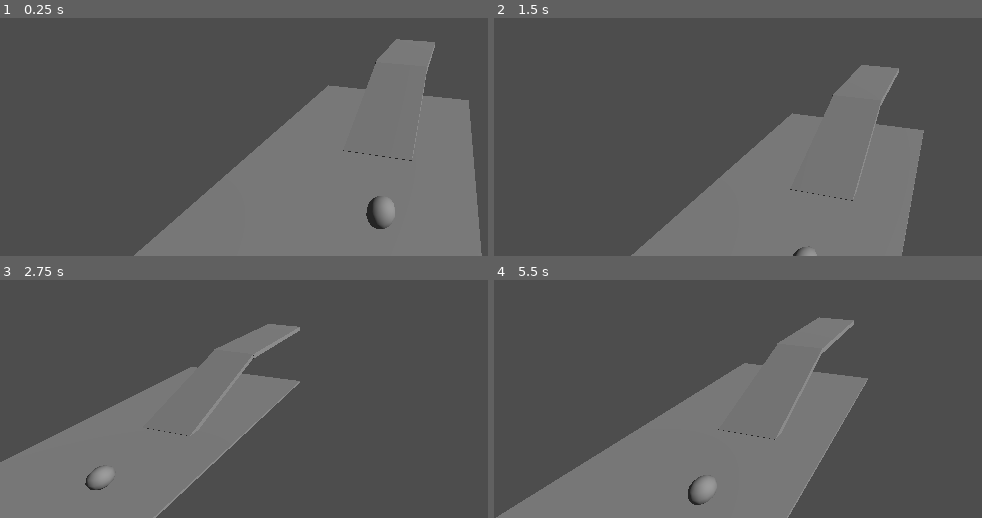
Above: before the commit, frames 1-4 (two rows, left to right).
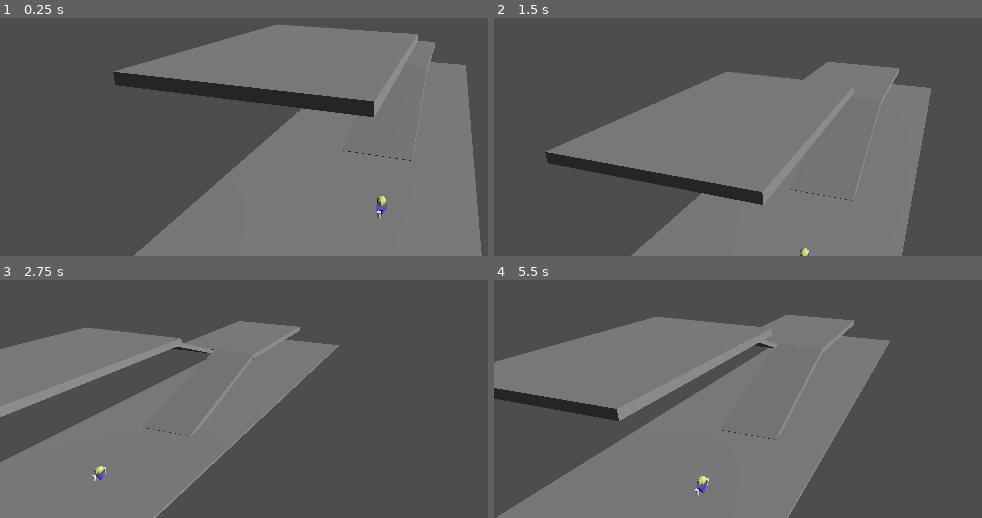
Above: after the commit, the same moments.

Repository: TimurBysky/GOAP-Test
Game: Godot game, scene res://board.tscn
Two runs of this game, one before a commit and one after it. Both use one fixed random seed, a clock stepped at 60 frames per second and the inputs below.
Inputs (mouse positions are in pixels of both pictures, inside the frame that each line leads up to):
- Up to frame 1 (0.25 s): no input
- Up to frame 2 (1.5 s): tap Enter at 0.5 s; move the mouse to (outside the picture) at 0.52 s; hold D 0.53-1.28 s; hold E 0.53-1.28 s; click (outside the picture) at 0.67 s; move the mouse to (733, 53) at 1.27 s; hold S from 1.28 s (still down); tap Q at 1.35 s
- Up to frame 3 (2.75 s): move the mouse to (outside the picture) at 2.02 s; release S at 2.03 s; hold D from 2.03 s (still down); hold Shift from 2.03 s (still down)
- Up to frame 4 (5.5 s): move the mouse to (855, 382) at 2.77 s; release D at 2.78 s; release Shift at 2.78 s; hold W 2.78-3.53 s; tap E at 2.85 s; click (855, 382) at 2.92 s; move the mouse to (outside the picture) at 3.52 s; hold Q 3.53-4.28 s; hold A 3.53-5.03 s; move the mouse to (outside the picture) at 4.27 s; tap Shift at 4.35 s; move the mouse to (933, 294) at 5.02 s; hold S from 5.03 s (still down); hold E from 5.03 s (still down); click (933, 294) at 5.17 s

The runs differ from the first frame. In frame 1, 15% of the frame differs, in the area x 23-97%, y 2-89%; in frame 2, 18%, in the area x 10-90%, y 18-100%; in frame 3, 10%; in frame 4, 18%.

Commit message:
Анимация персонажа

Diff:
--- /dev/null
+++ b/agent_2.tscn
@@ -0,0 +1,14 @@
+[gd_scene load_steps=2 format=3 uid="uid://olqijwdeihxu"]
+
+[ext_resource type="PackedScene" uid="uid://bmtha67oaeeu4" path="res://Agent2.glb" id="1_xle3w"]
+
+[node name="Agent2" instance=ExtResource("1_xle3w")]
+
+[node name="Skeleton3D" parent="Armature_001" index="2"]
+bones/2/rotation = Quaternion(-2.66925e-08, 2.66925e-08, 0.707107, 0.707107)
+bones/3/rotation = Quaternion(4.21608e-09, -5.76012e-08, 0.707107, 0.707107)
+bones/4/rotation = Quaternion(-2.66925e-08, -2.66925e-08, -0.707107, 0.707107)
+bones/5/rotation = Quaternion(-5.76012e-08, -4.21608e-09, -0.707107, 0.707107)
+
+[node name="AnimationPlayer" parent="." index="1"]
+autoplay = "Idle"
--- a/board.tscn
+++ b/board.tscn
@@ -7,8 +7,8 @@
 [sub_resource type="Environment" id="Environment_4mug4"]
 
 [sub_resource type="NavigationMesh" id="NavigationMesh_8l818"]
-vertices = PackedVector3Array(5.5972, -0.114943, 3.57973, 5.8472, -0.114943, 1.82973, 4.0972, -0.114943, 1.82973, -4.6528, -0.114943, 3.57973, 4.0972, 0.135057, 0.82973, 5.8472, 0.885057, 0.82973, 5.8472, 0.885057, -1.92027, 4.0972, 0.135057, -1.92027, 4.0972, -0.114943, -2.92027, -4.6528, -0.114943, -5.92027, 6.0972, -0.114943, -2.92027, 6.0972, -0.114943, -5.92027, 8.5972, -0.114943, 1.57973, 11.3472, -0.114943, 3.57973, 8.5972, -0.114943, -2.67027, 11.3472, -0.114943, -5.92027, 16.3472, 2.63506, 0.82973, 16.3472, 2.63506, -1.92027, 9.7847, 2.63506, 0.82973, 9.7847, 2.63506, -1.92027)
-polygons = [PackedInt32Array(1, 0, 2), PackedInt32Array(2, 0, 3), PackedInt32Array(7, 6, 4), PackedInt32Array(4, 6, 5), PackedInt32Array(9, 8, 7), PackedInt32Array(10, 8, 11), PackedInt32Array(11, 8, 9), PackedInt32Array(4, 3, 7), PackedInt32Array(7, 3, 9), PackedInt32Array(4, 2, 3), PackedInt32Array(1, 12, 0), PackedInt32Array(0, 12, 13), PackedInt32Array(12, 14, 13), PackedInt32Array(13, 14, 15), PackedInt32Array(10, 11, 14), PackedInt32Array(14, 11, 15), PackedInt32Array(6, 19, 5), PackedInt32Array(5, 19, 18), PackedInt32Array(18, 19, 17), PackedInt32Array(18, 17, 16)]
+vertices = PackedVector3Array(6.8472, -0.114945, 3.57973, 6.5972, -0.114945, 1.82973, 4.0972, -0.114945, 1.82973, -4.6528, -0.114945, 3.57973, 4.0972, 0.135055, 0.82973, 5.8472, 0.885055, 0.82973, 5.8472, 0.885055, -1.92027, 4.0972, 0.135055, -1.92027, -4.6528, -0.114945, -5.92027, 4.0972, -0.114945, -2.92027, 6.3472, -0.114945, -2.92027, 6.3472, -0.114945, -5.92027, 8.5972, -0.114945, 1.57973, 19.3472, -0.114945, 3.57973, 8.5972, -0.114945, -2.67027, 19.3472, -0.114945, -5.92027, 4.0972, 6.13505, -2.42027, 8.3472, 3.88505, -2.42027, 8.5972, 3.63505, -5.17027, -2.4028, 6.13505, -5.17027, 4.4722, 6.13505, -5.17027, -2.4028, 6.13505, 0.82973, 3.8472, 6.13505, 0.82973, 9.8472, 2.88505, -2.42027, 16.5972, 2.63505, -5.17027, 9.93053, 2.63505, -5.17027, 9.8472, 2.63505, -1.42027, 16.5972, 2.63505, 0.82973, 9.87845, 2.63505, 0.82973)
+polygons = [PackedInt32Array(1, 0, 2), PackedInt32Array(2, 0, 3), PackedInt32Array(7, 6, 4), PackedInt32Array(4, 6, 5), PackedInt32Array(4, 3, 7), PackedInt32Array(7, 3, 8), PackedInt32Array(10, 9, 11), PackedInt32Array(11, 9, 8), PackedInt32Array(8, 9, 7), PackedInt32Array(4, 2, 3), PackedInt32Array(1, 12, 0), PackedInt32Array(0, 12, 13), PackedInt32Array(10, 11, 14), PackedInt32Array(14, 11, 15), PackedInt32Array(12, 14, 13), PackedInt32Array(13, 14, 15), PackedInt32Array(18, 17, 20), PackedInt32Array(20, 17, 16), PackedInt32Array(20, 16, 19), PackedInt32Array(22, 21, 16), PackedInt32Array(16, 21, 19), PackedInt32Array(18, 25, 17), PackedInt32Array(17, 25, 23), PackedInt32Array(23, 25, 24), PackedInt32Array(6, 26, 5), PackedInt32Array(5, 26, 28), PackedInt32Array(28, 26, 27), PackedInt32Array(26, 23, 27), PackedInt32Array(27, 23, 24)]
 
 [node name="Board" type="Node3D"]
 
@@ -19,20 +19,31 @@
 transform = Transform3D(1, 0, 0, 0, 0.813223, 0.581953, 0, -0.581953, 0.813223, 0, 10.0657, 0)
 
 [node name="NavigationRegion3D" type="NavigationRegion3D" parent="."]
+transform = Transform3D(1, 0, 0, 0, 1, 0, 0, 0, 1, -0.00235367, 0, 0)
 navigation_mesh = SubResource("NavigationMesh_8l818")
 
 [node name="CSGBox3D" type="CSGBox3D" parent="NavigationRegion3D"]
-transform = Transform3D(1, 0, 0, 0, 1, 0.000541052, 0, -0.000541052, 1, 3.2232, -0.445425, -1.12934)
+transform = Transform3D(1, 0, 0, 0, 1, 0.000541052, 0, -0.000541052, 1, 7.30522, -0.445425, -1.12934)
 use_collision = true
-size = Vector3(16.752, 0.110352, 10.5818)
+size = Vector3(24.916, 0.110352, 10.5818)
 
 [node name="CSGBox3D2" type="CSGBox3D" parent="NavigationRegion3D"]
-transform = Transform3D(1, 0, 0, 0, 1, 0, 0, 0, 1, 13.4594, 2.17911, -0.497788)
+transform = Transform3D(1, 0, 0, 0, 1, 0, 0, 0, 1, 13.4594, 2.17911, -2.18822)
 use_collision = true
-size = Vector3(6.96667, 0.366211, 3.52441)
+size = Vector3(6.96667, 0.366211, 6.90527)
+
+[node name="CSGBox3D5" type="CSGBox3D" parent="NavigationRegion3D"]
+transform = Transform3D(1, 0, 0, 0, 1, 0, 0, 0, 1, 0.799969, 5.535, -2.18822)
+use_collision = true
+size = Vector3(6.96667, 0.366211, 6.90527)
 
 [node name="CSGBox3D3" type="CSGBox3D" parent="NavigationRegion3D"]
 transform = Transform3D(0.909505, -0.415694, 0, 0.415694, 0.909505, 0, 0, 0, 1, 7.05107, 0.876989, -0.465271)
+use_collision = true
+size = Vector3(6.56055, 0.282227, 3.44788)
+
+[node name="CSGBox3D4" type="CSGBox3D" parent="NavigationRegion3D"]
+transform = Transform3D(-0.854758, -0.519027, 0, 0.519027, -0.854758, 0, 0, 0, 1, 7.05107, 3.91231, -3.88979)
 use_collision = true
 size = Vector3(6.56055, 0.282227, 3.44788)
 
--- a/project.godot
+++ b/project.godot
@@ -10,7 +10,7 @@
 
 [application]
 
-config/name="Тест навигации"
+config/name="Навигация+GOAP"
 run/main_scene="res://board.tscn"
 config/features=PackedStringArray("4.4", "Forward Plus")
 config/icon="res://icon.svg"
--- a/simple_agent.gd
+++ b/simple_agent.gd
@@ -3,9 +3,11 @@
 
 @export var movement_speed: float = 4.0
 @onready var navigation_agent: NavigationAgent3D = get_node("NavigationAgent3D")
+@onready var animation: AnimationPlayer = get_node("Agent2/AnimationPlayer")
 
 func _ready() -> void:
 	navigation_agent.velocity_computed.connect(Callable(_on_velocity_computed))
+	animation.play("Idle")
 
 func set_movement_target(movement_target: Vector3):
 	navigation_agent.set_target_position(movement_target)
@@ -13,8 +15,10 @@
 func _physics_process(delta):
 	# Do not query when the map has never synchronized and is empty.
 	if NavigationServer3D.map_get_iteration_id(navigation_agent.get_navigation_map()) == 0:
+		animation.play("Idle")
 		return
 	if navigation_agent.is_navigation_finished():
+		animation.play("Idle")
 		return
 
 	var next_path_position: Vector3 = navigation_agent.get_next_path_position()
@@ -24,6 +28,7 @@
 		navigation_agent.set_velocity(new_velocity)
 	else:
 		_on_velocity_computed(new_velocity)
+	animation.play("Walk")
 
 func _on_velocity_computed(safe_velocity: Vector3):
 	velocity = safe_velocity
--- a/simple_agent.tscn
+++ b/simple_agent.tscn
@@ -1,18 +1,21 @@
-[gd_scene load_steps=3 format=3 uid="uid://cftfy8gabmxwd"]
+[gd_scene load_steps=4 format=3 uid="uid://cftfy8gabmxwd"]
 
 [ext_resource type="Script" uid="uid://di530ba1jxjxy" path="res://simple_agent.gd" id="1_as04k"]
+[ext_resource type="PackedScene" uid="uid://olqijwdeihxu" path="res://agent_2.tscn" id="2_df1q7"]
 
-[sub_resource type="SphereShape3D" id="SphereShape3D_kgjyi"]
+[sub_resource type="CapsuleShape3D" id="CapsuleShape3D_cff10"]
+radius = 0.325102
+height = 0.859456
 
 [node name="SimpleAgent" type="CharacterBody3D"]
 script = ExtResource("1_as04k")
 
-[node name="CSGSphere3D" type="CSGSphere3D" parent="."]
-transform = Transform3D(1, 0, 0, 0, 1, 0, 0, 0, 1, 0, 0.0170471, 0)
+[node name="CollisionShape3D" type="CollisionShape3D" parent="."]
+transform = Transform3D(1, 0, 0, 0, 1, 0, 0, 0, 1, 0, 0.267133, 0)
+shape = SubResource("CapsuleShape3D_cff10")
 
-[node name="CollisionShape3D" type="CollisionShape3D" parent="."]
-transform = Transform3D(1, 0, 0, 0, 1, 0, 0, 0, 1, 0, 0.0127531, 0)
-shape = SubResource("SphereShape3D_kgjyi")
+[node name="Agent2" parent="." instance=ExtResource("2_df1q7")]
+transform = Transform3D(0.21, 0, 0, 0, 0.21, 0, 0, 0, 0.21, 0, 0, 0)
 
 [node name="NavigationAgent3D" type="NavigationAgent3D" parent="."]
 avoidance_enabled = true
Binary file added: Agent2.glb
Not shown, added: Agent2.glb.import
